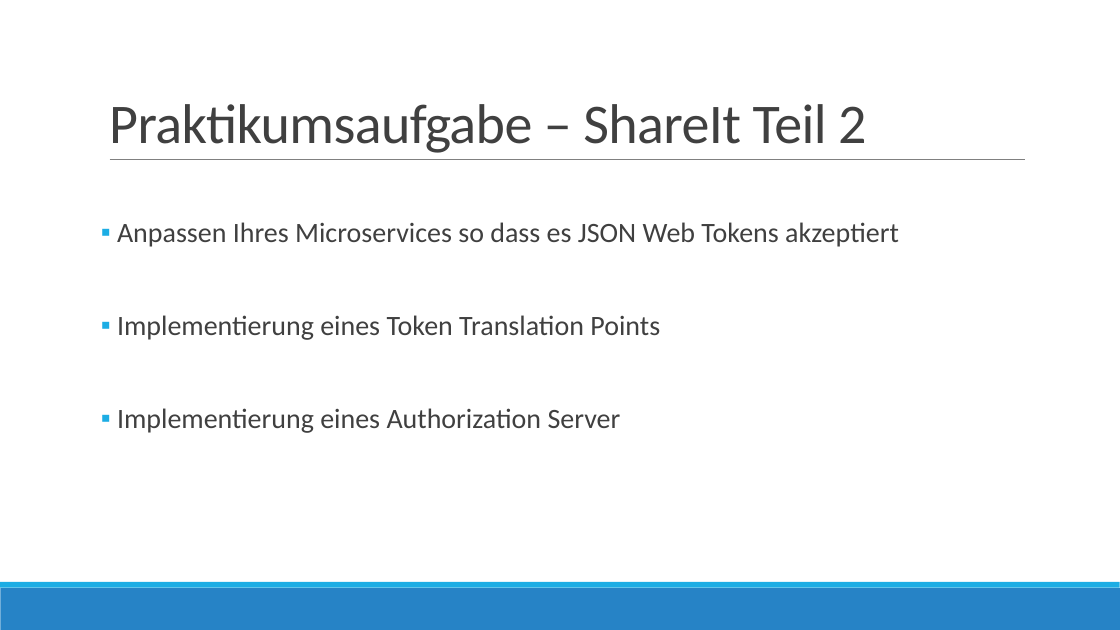
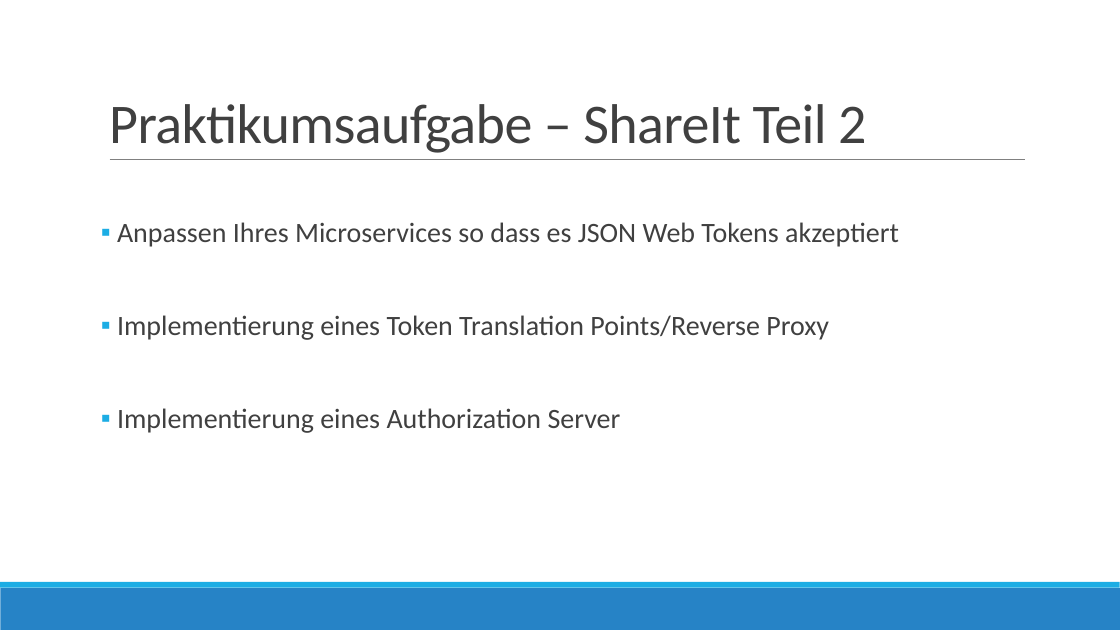
Before and after one commit to abcshmedu/pbl-bugproducer-pbl, a slide deck: slide 5 of pbl-bugprod.pptx. Drawn at 1120x630 pixels with LibreOffice and Linux fonts; fonts in the diff are those of the drawing. Boxes give left, top, right and bottom in pixels: in the first picture for what was removed or moved away, otherwise in the second. Text is boxed around its words. In the diff, an @@ line names an element or a change of style, - is before the commit and + after.

Commit message:
nix

```diff
--- a/pbl-bugprod.pptx
+++ b/pbl-bugprod.pptx
@@ text at [117, 315, 829, 340]: text changed @@
-▪ Implementierung eines Token Translation Points
+▪ Implementierung eines Token Translation Points/Reverse Proxy
```
Also in this commit, not shown: 1 other slide changed.
